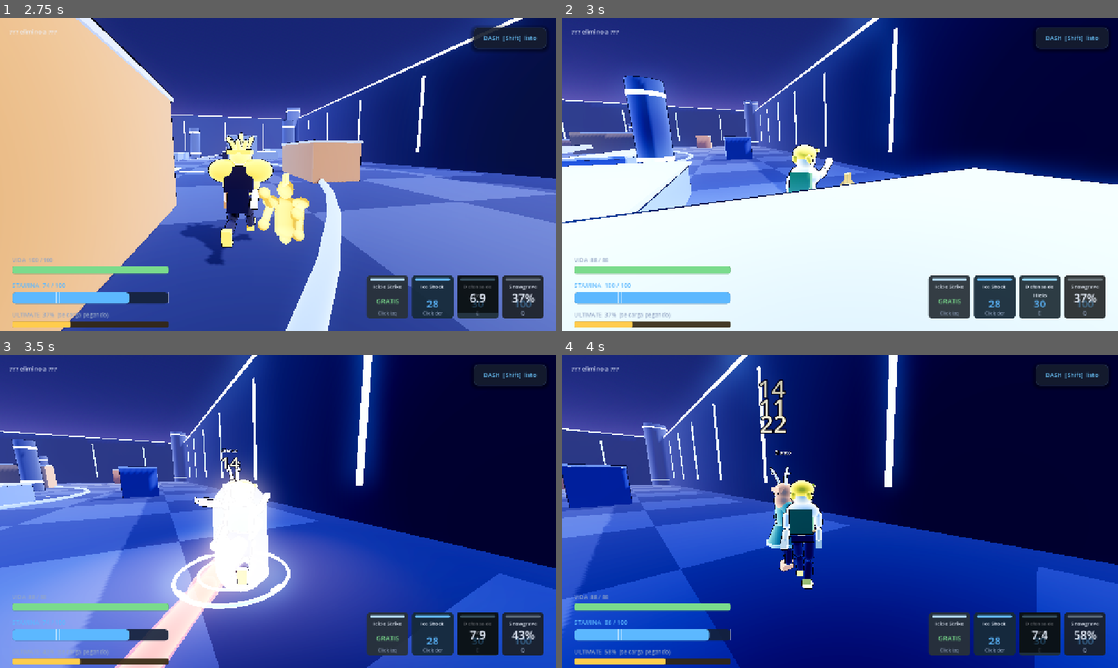
Above: before the commit, frames 1-4 (two rows, left to right).
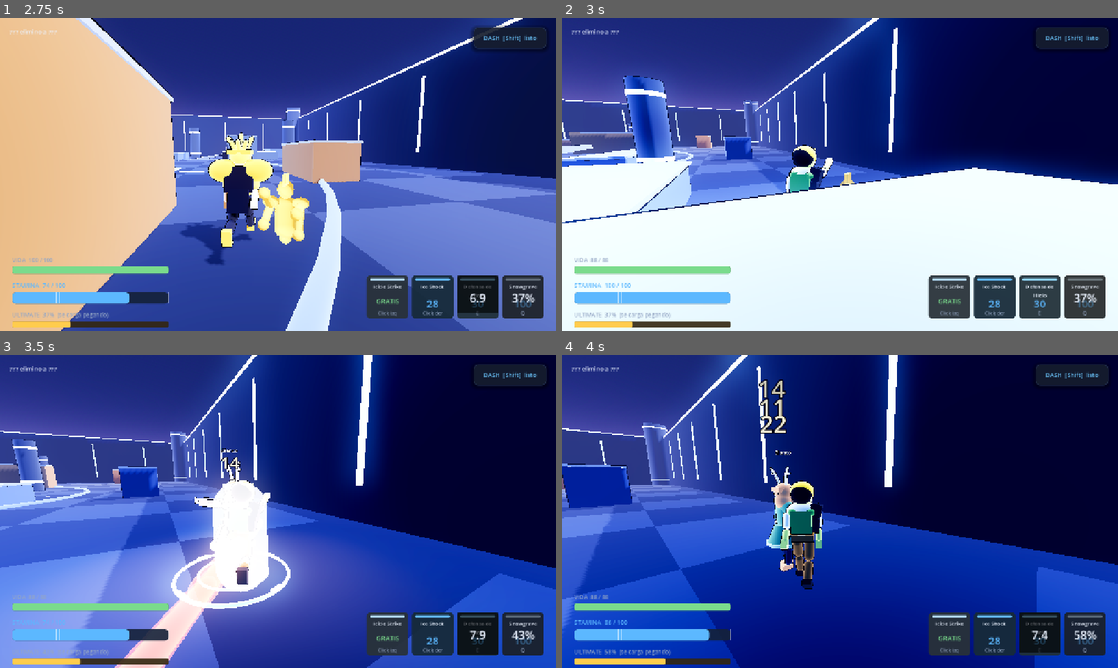
Above: after the commit, the same moments.

Repository: bautipro67/crossover-arena
Game: Godot game, scene res://tests/smoke_test.tscn
Same seed, same stepped clock (60 frames per second), same inputs: the game is played once before the commit and once after it. This scene is started directly instead of the project's main scene.
Inputs (mouse positions are in pixels of both pictures, inside the frame that each line leads up to):
- Up to frame 1 (2.75 s): move the mouse to (305, 174) at 0.52 s; hold Right mouse button (ability_1) 0.53-1.28 s; hold W (move_forward) from 0.53 s (still down); click (305, 174) at 0.67 s; tap Space (jump) at 0.77, 1.52 s; move the mouse to (250, 174) at 1.27 s; tap E (ability_2) at 1.35 s; move the mouse to (289, 168) at 2.02 s; hold Q (ability_ultimate) from 2.03 s (still down)
- Up to frame 2 (3 s): keep holding W (move_forward); move the mouse to (834, 180) at 2.77 s; release Q (ability_ultimate) at 2.78 s; click (834, 180) at 2.85 s
- Up to frame 3 (3.5 s): keep holding W (move_forward); tap Space (jump) at 3.02 s
- Up to frame 4 (4 s): keep holding W (move_forward); move the mouse to (878, 514) at 3.52 s; hold Shift (dash) from 3.53 s (still down); tap Space (jump) at 3.77 s

Frame 1 is identical in both runs. In frame 2, 0.5% of the frame differs, in the area x 40-48%, y 40-56%; in frame 3, 0.3%; in frame 4, 1.0%, in the area x 39-47%, y 40-75%.
Error in both runs: Invalid call. Nonexistent function 'stop_charge (via call)' in base 'CharacterBody3D (Player)'. (res://scripts/characters/flowery/flowery_dash.gd:85)

Commit message:
Flowery: buscar la referencia en vez de dibujarlo de memoria
Segunda vez que me decis que no se parece. Esta vez busque la referencia
antes de tocar el modelo, y tenia casi todo mal:

  - PIEL CHARTREUSE, verde amarillento. Yo le habia puesto piel palida, y
    con el pelo dorado encima la cabeza entera quedaba del mismo tono: una
    bola amarilla sin rasgos. El verde es ademas lo unico que lo separa de
    cualquier otro rubio.
  - PELO DORADO TEÑIDO CON LAS RAICES NEGRAS. Ese contraste es la mitad
    del personaje y no lo tenia.
  - FLEQUILLO EN PUNTAS HACIA ARRIBA. Yo le habia hecho una raya al
    costado con el pelo cayendo, que es casi lo contrario.
  - CHALECO VERDE Y NARANJA. Tenia verde con ribete marron.
  - PANTALON MARRON y ZAPATOS NEGROS. Tenia pantalon azul oscuro y zapatos
    amarillos.
  - UNA CAMPERA NEGRA COLGADA DEL HOMBRO, que no existia. Es lo que mas le
    cambia la silueta: es lo unico asimetrico que tiene y se reconoce de
    espaldas, que es como se lo ve casi toda la partida.

CharacterData gana trouser_color: el pantalon estaba clavado en un azul
oscuro para todos.

DOS CORRECCIONES QUE COSTARON UNA PASADA CADA UNA

Las puntas del pelo salieron de 30 cm, casi verticales y repartidas de
oreja a oreja: una corona de rey. Un flequillo nace sobre la frente, es
mas corto que la cabeza y se echa adelante antes de subir.

Y la masa oscura de las raices le ganaba en ancho al dorado justo a la
altura de las orejas, asi que quedaban dos manchas negras al costado de la
cara: auriculares, no raices. Empujada 9 cm hacia atras, ahi la tapa el
dorado y solo se ve desde atras.

Co-Authored-By: Claude Opus 5 <noreply@anthropic.com>

Diff:
--- a/scripts/core/character_data.gd
+++ b/scripts/core/character_data.gd
@@ -13,6 +13,9 @@
 @export var accent_color: Color = Color.CYAN
 ## Piel (cara, manos, antebrazos).
 @export var skin_color: Color = Color(0.98, 0.85, 0.74)
+## Pantalon y cinturon. Hacia falta como campo propio: estaba clavado en un azul oscuro
+## para todos, y Flowery usa marron.
+@export var trouser_color: Color = Color(0.14, 0.16, 0.25)
 @export var max_health: float = 100.0
 @export var max_stamina: float = 100.0
 @export var move_speed: float = 6.0
--- a/scripts/core/character_db.gd
+++ b/scripts/core/character_db.gd
@@ -64,9 +64,15 @@
 	flowery.origin_game = "Deltarune"
 	# Camisa BLANCA (el chaleco verde y marron lo pone la silueta encima), pelo rubio
 	# y piel amarillenta, como en el Dark World.
-	flowery.body_color = Color(0.94, 0.94, 0.92)
-	flowery.accent_color = Color(0.98, 0.86, 0.36)
-	flowery.skin_color = Color(0.99, 0.92, 0.76)
+	# LOS COLORES DE LA REFERENCIA, no los que yo supuse. Los tenia casi todos mal:
+	# piel palida en vez de CHARTREUSE (verde amarillento, que es lo que lo separa de
+	# cualquier otro rubio), zapatos amarillos en vez de negros y pantalon azul oscuro
+	# en vez de marron. Con la piel palida y el pelo dorado la cabeza entera era del
+	# mismo tono y no se leia ningun rasgo.
+	flowery.body_color = Color(0.95, 0.95, 0.93)
+	flowery.accent_color = Color(0.11, 0.11, 0.14)
+	flowery.skin_color = Color(0.74, 0.84, 0.42)
+	flowery.trouser_color = Color(0.42, 0.30, 0.19)
 	flowery.max_health = 88.0
 	flowery.max_stamina = 100.0
 	flowery.move_speed = 6.3
--- a/scripts/player/player_visual.gd
+++ b/scripts/player/player_visual.gd
@@ -32,6 +32,7 @@
 var body_color: Color = Color(0.85, 0.92, 0.88)
 var accent_color: Color = Color(0.45, 0.78, 1.0)
 var skin_color: Color = Color(0.98, 0.85, 0.74)
+var trouser_color: Color = Color(0.14, 0.16, 0.25)
 
 # --- Articulaciones ---
 var _root: Node3D = null
@@ -365,7 +366,7 @@
 	_mat_body = Art.toon(body_color, OUTLINE_WIDTH)
 	_mat_accent = Art.toon(accent_color, OUTLINE_WIDTH, 0.45)
 	_mat_skin = Art.toon(skin_color, OUTLINE_WIDTH)
-	_mat_dark = Art.toon(Color(0.14, 0.16, 0.25), OUTLINE_WIDTH)
+	_mat_dark = Art.toon(trouser_color, OUTLINE_WIDTH)
 
 	_root = Node3D.new()
 	add_child(_root)
@@ -576,11 +577,13 @@
 	body_color = data.body_color
 	accent_color = data.accent_color
 	skin_color = data.skin_color
+	trouser_color = data.trouser_color
 
 	_mat_body.albedo_color = body_color
 	_mat_accent.albedo_color = accent_color
 	_mat_accent.emission = accent_color
 	_mat_skin.albedo_color = skin_color
+	_mat_dark.albedo_color = trouser_color
 
 	_build_costume(data.silhouette)
 
@@ -604,84 +607,135 @@
 			pass
 
 
-## Flowery: el humanoide rubio de su pelea en el Dark World.
+## Flowery: el humanoide del Dark World, la forma de la Flor Dorada.
 ##
-## LA PRIMERA VERSION ESTABA MAL. Lo hice con cabeza de flor porque me guie por el
-## nombre, y en el Dark World —que es donde pasa la pelea de jefe— Flowery es un
-## humanoide ALTO Y RUBIO, con camisa blanca y chaleco verde y marron. La flor dorada
-## de seis petalos es su forma del Light World, no esta.
+## LAS DOS PRIMERAS VERSIONES ESTUVIERON MAL porque las hice de memoria. La referencia
+## dice, y cada punto corrige algo que yo tenia al reves:
 ##
-## Los petalos siguen apareciendo, pero donde corresponden: en sus ataques.
+##   - PIEL CHARTREUSE (verde amarillento). Yo le habia puesto piel palida, y con el pelo
+##     dorado encima la cabeza entera quedaba del mismo tono: una bola amarilla sin
+##     rasgos. El verde es ademas lo unico que lo separa de cualquier otro rubio.
+##   - PELO DORADO TEÑIDO, CON LAS RAICES NEGRAS. Ese contraste es la mitad del
+##     personaje y yo no lo tenia.
+##   - FLEQUILLO APUNTANDO HACIA ARRIBA, en puntas. Yo le habia hecho una raya al
+##     costado con el pelo cayendo, que es casi lo contrario.
+##   - CHALECO VERDE Y NARANJA. Yo tenia verde con ribete marron.
+##   - PANTALON MARRON y ZAPATOS NEGROS de vestir. Yo tenia pantalon oscuro y zapatos
+##     amarillos.
+##   - UNA CAMPERA NEGRA COLGADA DEL HOMBRO, que no tenia. Es lo que mas le cambia la
+##     silueta: rompe la simetria y se lee de espaldas, que es como se lo ve casi toda
+##     la partida.
 ##
-## SILUETA: alto y angosto, con el pelo en flequillo partido al costado. Se separa de
-## Noelle (astas anchas arriba) y de Dio (hombreras) por la verticalidad limpia y por
-## el chaleco, que le corta el torso en dos tonos a cualquier distancia.
+## Es alto y flaco, y se viste de preppy. La flor dorada de seis petalos es su forma del
+## Light World, no esta: los petalos aparecen en sus ataques, que es donde corresponden.
+##
+## SILUETA: vertical y angosta, con el bulto asimetrico de la campera en un hombro y las
+## puntas del pelo arriba. Se separa de Noelle (astas anchas) y de Dio (hombreras
+## simetricas) justamente por esa asimetria.
 func _build_flowery() -> void:
 	# Sonrisa ancha y cejas apenas caidas: la cordialidad que no termina de cerrar.
 	_apply_expression(-0.10, 0.008, 0.082)
 
-	# Rubio MAS SATURADO que la piel. La referencia dice pelo rubio y piel amarillenta,
-	# o sea parecidos — pero con los dos en el mismo tono la cabeza salia como una bola
-	# amarilla sin rasgos. El oro va mas fuerte y la piel mas palida.
-	var hair := Art.toon(Color(0.99, 0.78, 0.18), OUTLINE_WIDTH)
-	var vest := Art.toon(Color(0.27, 0.42, 0.26), OUTLINE_WIDTH)
-	var vest_trim := Art.toon(Color(0.42, 0.31, 0.19), OUTLINE_WIDTH)
-
-	# --- Pelo rubio con flequillo partido al costado ---
-	# Mas ARRIBA y mas CHATO que un casquete normal. Centrado en 0.15 con radio 0.215,
-	# el pelo bajaba hasta debajo de los ojos y la cara quedaba reducida al tercio de
-	# abajo: se veia una bola dorada con boca.
-	var cap := Art.sphere(0.213, hair, Vector3(0.0, 0.225, 0.02))
-	cap.scale = Vector3(1.03, 0.78, 1.03)
-	_costume_add(_head_pivot, cap)
-
-	# El flequillo va PARTIDO: un mechon largo cruzando la frente y uno corto del otro
-	# lado. Un flequillo simetrico lo haria leer como cualquier otro personaje rubio.
+	var oro := Art.toon(Color(0.99, 0.80, 0.16), OUTLINE_WIDTH)
+	# Las raices. Casi negro, no gris: tiene que leerse como "teñido", no como sombra.
+	var raiz := Art.toon(Color(0.09, 0.09, 0.12), OUTLINE_WIDTH)
+	var verde := Art.toon(Color(0.29, 0.49, 0.27), OUTLINE_WIDTH)
+	var naranja := Art.toon(Color(0.93, 0.52, 0.15), OUTLINE_WIDTH)
+	var campera := Art.toon(Color(0.12, 0.12, 0.16), OUTLINE_WIDTH)
+	var camisa := Art.toon(Color(0.97, 0.97, 0.95), OUTLINE_WIDTH)
+
+	# --- Pelo ---
 	#
-	# OJO CON LA ALTURA: las cejas estan en y = 0.196. La primera version puso el
-	# flequillo en 0.215 con 0.10 de alto, o sea que ocupaba de 0.165 a 0.265 y le
-	# tapaba los ojos por completo. Va arriba de las cejas y mas fino.
-	var fringe_long := Art.box(Vector3(0.29, 0.065, 0.12), hair, Vector3(-0.05, 0.268, -0.135))
-	fringe_long.rotation_degrees = Vector3(0.0, 0.0, -7.0)
-	_costume_add(_head_pivot, fringe_long)
-	var fringe_short := Art.box(Vector3(0.14, 0.06, 0.12), hair, Vector3(0.145, 0.281, -0.13))
-	fringe_short.rotation_degrees = Vector3(0.0, 0.0, 12.0)
-	_costume_add(_head_pivot, fringe_short)
-	# Patilla del lado largo: es lo que hace leer la raya al costado de frente.
-	var patilla := Art.box(Vector3(0.07, 0.14, 0.115), hair, Vector3(-0.178, 0.212, -0.10))
-	patilla.rotation_degrees = Vector3(0.0, 0.0, -6.0)
-	_costume_add(_head_pivot, patilla)
-	# Dos mechones cortos hacia atras, para que la nuca no sea una esfera lisa.
+	# Medidas contra la cabeza real: esfera de radio 0.20 centrada en y=0.11, o sea
+	# coronilla en 0.326 y cara en z=-0.19, con las cejas en y=0.196.
+
+	# Raices: masa oscura que asoma por la NUCA. Va mas abajo, mas angosta y CORRIDA
+	# HACIA ATRAS que la dorada.
+	#
+	# Lo de atras es lo que costo. Centrada como la dorada, el negro le ganaba en ancho
+	# justo a la altura de las orejas —ahi la esfera dorada ya venia cerrandose y la
+	# oscura estaba en su parte mas gruesa— y el personaje quedaba con dos manchas
+	# negras a los costados de la cara: auriculares, no raices. Empujada 9 cm hacia
+	# atras, a esa altura la tapa el dorado y solo se ve desde atras, que es donde van.
+	var base := Art.sphere(0.198, raiz, Vector3(0.0, 0.148, 0.088))
+	base.scale = Vector3(0.97, 0.95, 1.02)
+	_costume_add(_head_pivot, base)
+	# El dorado encima, un poco mas ancho y mas alto: se come todo menos esa franja.
+	var teñido := Art.sphere(0.200, oro, Vector3(0.0, 0.200, 0.042))
+	teñido.scale = Vector3(1.06, 0.88, 1.04)
+	_costume_add(_head_pivot, teñido)
+
+	# FLEQUILLO EN PUNTAS HACIA ARRIBA.
+	#
+	# CORTAS, ADELANTE Y MUY INCLINADAS. Es un flequillo peinado para arriba, no una
+	# corona, y la diferencia esta toda en estos tres numeros. La primera version las
+	# hizo de 30 cm, casi verticales y repartidas de oreja a oreja: el resultado era
+	# literalmente una corona de rey. Un flequillo nace SOBRE LA FRENTE —en el tercio de
+	# adelante—, es mas corto que la cabeza y se echa hacia adelante antes de subir.
+	for i: int in range(4):
+		var t := float(i) / 3.0 - 0.5
+		var punta := MeshInstance3D.new()
+		var cono := CylinderMesh.new()
+		cono.top_radius = 0.0
+		cono.bottom_radius = 0.055
+		cono.height = 0.20 - 0.05 * absf(t) * 2.0
+		punta.mesh = cono
+		punta.material_override = oro
+		punta.position = Vector3(t * 0.21, 0.300, -0.128)
+		punta.rotation_degrees = Vector3(-40.0, 0.0, -t * 34.0)
+		_costume_add(_head_pivot, punta)
+
+	# Patillas finas por delante de la oreja: cierran el pelo contra la mandibula sin
+	# hacer bulto. DORADAS y no oscuras: en negro se sumaban a la mancha de la nuca y
+	# volvia el efecto orejera que la correccion de arriba acababa de sacar.
 	for side: float in [-1.0, 1.0]:
-		var tuft := Art.capsule(0.055, 0.17, hair, Vector3(0.14 * side, 0.12, 0.14))
-		tuft.rotation_degrees = Vector3(26.0, 0.0, 12.0 * side)
-		_costume_add(_head_pivot, tuft)
-
-	# --- Chaleco sobre la camisa ---
-	# El torso ya es la camisa (body_color blanco). El chaleco es una capa por encima,
-	# un poco mas ancha, abierta al frente.
+		var patilla := Art.sphere(0.058, oro, Vector3(0.184 * side, 0.152, -0.042))
+		patilla.scale = Vector3(0.36, 1.10, 1.00)
+		_costume_add(_head_pivot, patilla)
+
+	# --- Chaleco verde y naranja sobre la camisa blanca ---
+	# El torso ya es la camisa. El chaleco es una capa por encima, abierta al frente.
 	for side: float in [-1.0, 1.0]:
-		var panel := Art.box(Vector3(0.17, 0.42, 0.30), vest, Vector3(0.115 * side, 0.34, 0.0))
+		var panel := Art.box(Vector3(0.17, 0.42, 0.30), verde, Vector3(0.115 * side, 0.34, 0.0))
 		_costume_add(_torso, panel)
-	# Espalda entera.
-	_costume_add(_torso, Art.box(Vector3(0.40, 0.44, 0.13), vest, Vector3(0.0, 0.34, 0.13)))
-	# Ribete marron: el segundo color del chaleco, y lo que lo lee como chaleco y no
-	# como un peto verde.
-	_costume_add(_torso, Art.box(Vector3(0.42, 0.055, 0.32), vest_trim, Vector3(0.0, 0.135, 0.0)))
+	_costume_add(_torso, Art.box(Vector3(0.38, 0.40, 0.13), verde, Vector3(0.0, 0.32, 0.13)))
 	for side: float in [-1.0, 1.0]:
-		var borde := Art.box(Vector3(0.045, 0.42, 0.045), vest_trim,
+		var hombro := Art.sphere(0.105, verde, Vector3(0.165 * side, 0.50, 0.075))
+		hombro.scale = Vector3(0.85, 0.72, 1.15)
+		_costume_add(_torso, hombro)
+
+	# EL NARANJA: la franja baja y los dos bordes del frente. Es el segundo color del
+	# chaleco y lo que lo despega de ser un peto verde cualquiera.
+	_costume_add(_torso, Art.box(Vector3(0.42, 0.06, 0.32), naranja, Vector3(0.0, 0.135, 0.0)))
+	for side: float in [-1.0, 1.0]:
+		var borde := Art.box(Vector3(0.042, 0.42, 0.045), naranja,
 			Vector3(0.037 * side, 0.34, -0.152))
 		_costume_add(_torso, borde)
 
 	# --- Cuello de la camisa ---
-	# Chico y pegado al cuerpo: la primera version eran dos solapas grandes que
-	# sobresalian como alas.
-	var camisa := Art.toon(Color(0.97, 0.97, 0.95), OUTLINE_WIDTH)
 	for side: float in [-1.0, 1.0]:
 		var collar := Art.box(Vector3(0.085, 0.05, 0.07), camisa,
 			Vector3(0.055 * side, 0.585, -0.115))
 		collar.rotation_degrees = Vector3(0.0, 0.0, -22.0 * side)
 		_costume_add(_torso, collar)
+
+	# --- LA CAMPERA NEGRA AL HOMBRO ---
+	#
+	# Lo que mas le cambia la silueta, y por eso vale la pena aunque sean cuatro cajas:
+	# es lo unico asimetrico del personaje. De espaldas —que es como se lo ve casi toda
+	# la partida— un bulto oscuro sobre un hombro se reconoce a veinte metros, mientras
+	# que el color del chaleco a esa distancia ya es una mancha.
+	var colgada := Art.box(Vector3(0.20, 0.30, 0.17), campera, Vector3(0.255, 0.50, 0.055))
+	colgada.rotation_degrees = Vector3(0.0, 0.0, -13.0)
+	_costume_add(_torso, colgada)
+	# La parte que cae por la espalda, mas angosta abajo.
+	var cola := Art.box(Vector3(0.155, 0.26, 0.12), campera, Vector3(0.245, 0.27, 0.115))
+	cola.rotation_degrees = Vector3(0.0, 0.0, -7.0)
+	_costume_add(_torso, cola)
+	# Y el pliegue de arriba, que la redondea contra el hombro.
+	var pliegue := Art.sphere(0.105, campera, Vector3(0.235, 0.615, 0.03))
+	pliegue.scale = Vector3(0.95, 0.62, 1.05)
+	_costume_add(_torso, pliegue)
 
 
 ## Noelle: chica reno. Silueta alta y angosta, con el peso arriba.
